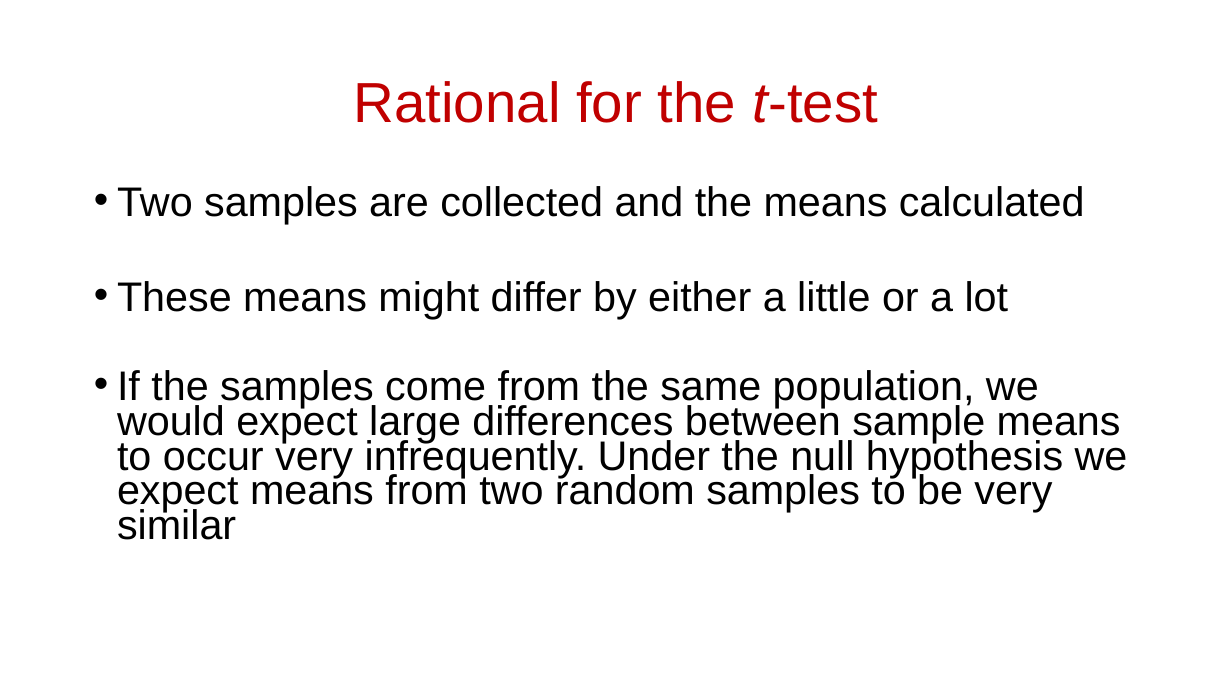
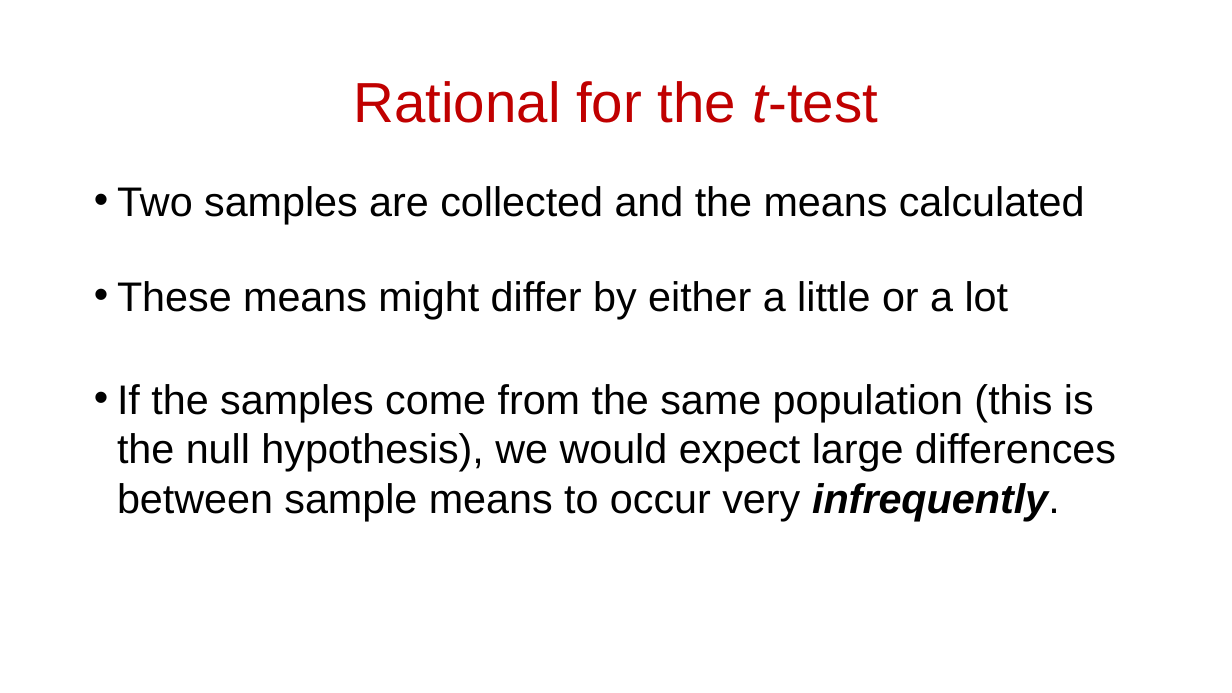
Before and after one commit to scream104/psych596, a slide deck: slide 5 of lecture-slides_upload/lecture/08_Statistical Methods_Comparing Two Groups.pptx. Drawn at 1232x693 pixels with LibreOffice and Linux fonts; fonts in the diff are those of the drawing. Boxes give left, top, right and bottom in pixels: in the first picture for what was removed or moved away, otherwise in the second. Text is boxed around its words. In the diff, an @@ line names an element or a change of style, - is before the commit and + after.

```diff
--- a/lecture-slides_upload/lecture/08_Statistical Methods_Comparing Two Groups.pptx
+++ b/lecture-slides_upload/lecture/08_Statistical Methods_Comparing Two Groups.pptx
@@ text at [117, 384, 1116, 521]: text changed @@
-• If the samples come from the same population, we would expect large differences between sample means to occur very infrequently. Under the null hypothesis we expect means from two random samples to be very similar
+• If the samples come from the same population (this is the null hypothesis), we would expect large differences between sample means to occur very infrequently.
```
Also in this commit, not shown: 6 other slides changed, 3 slides added, 4 other files.
